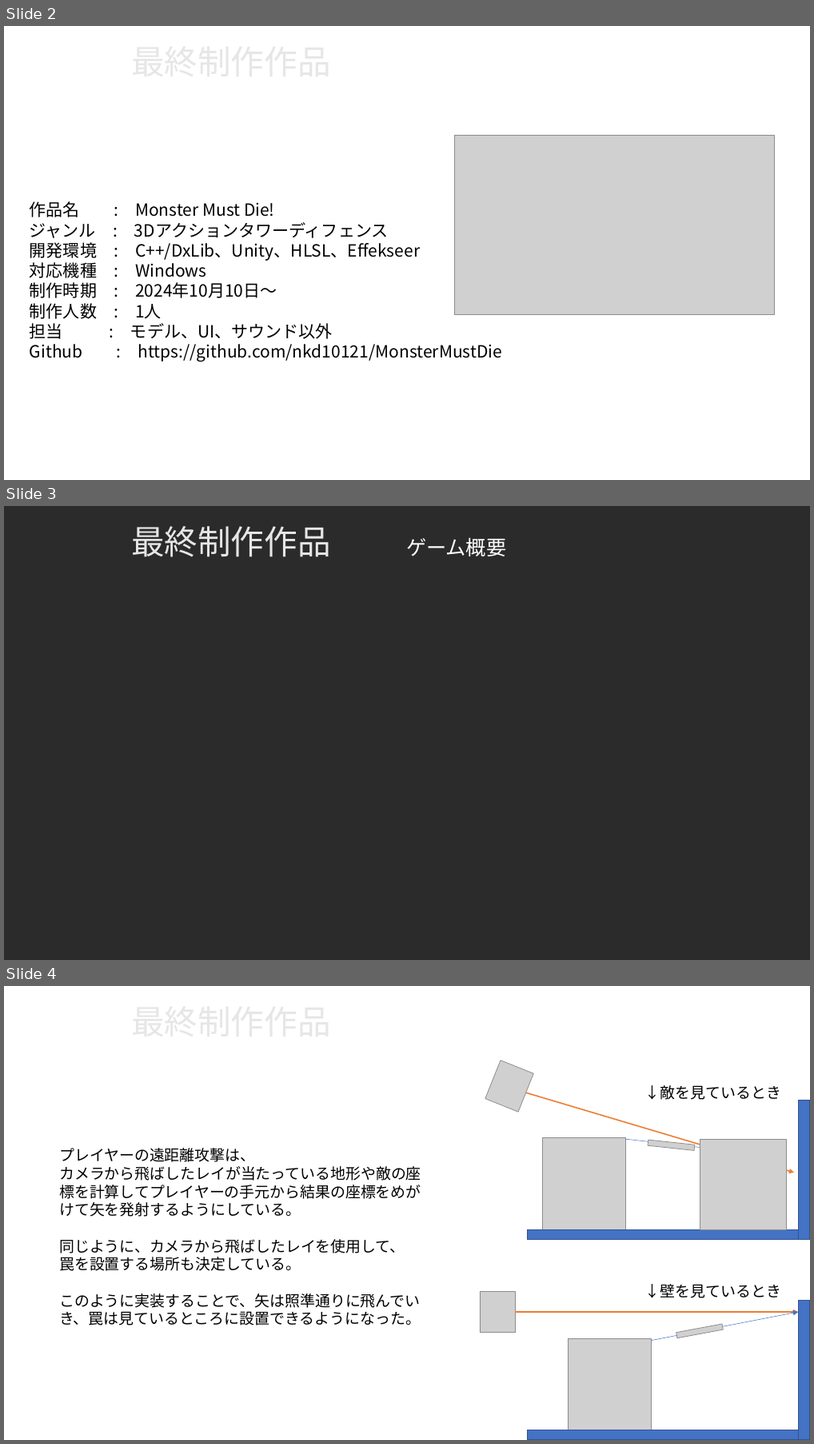
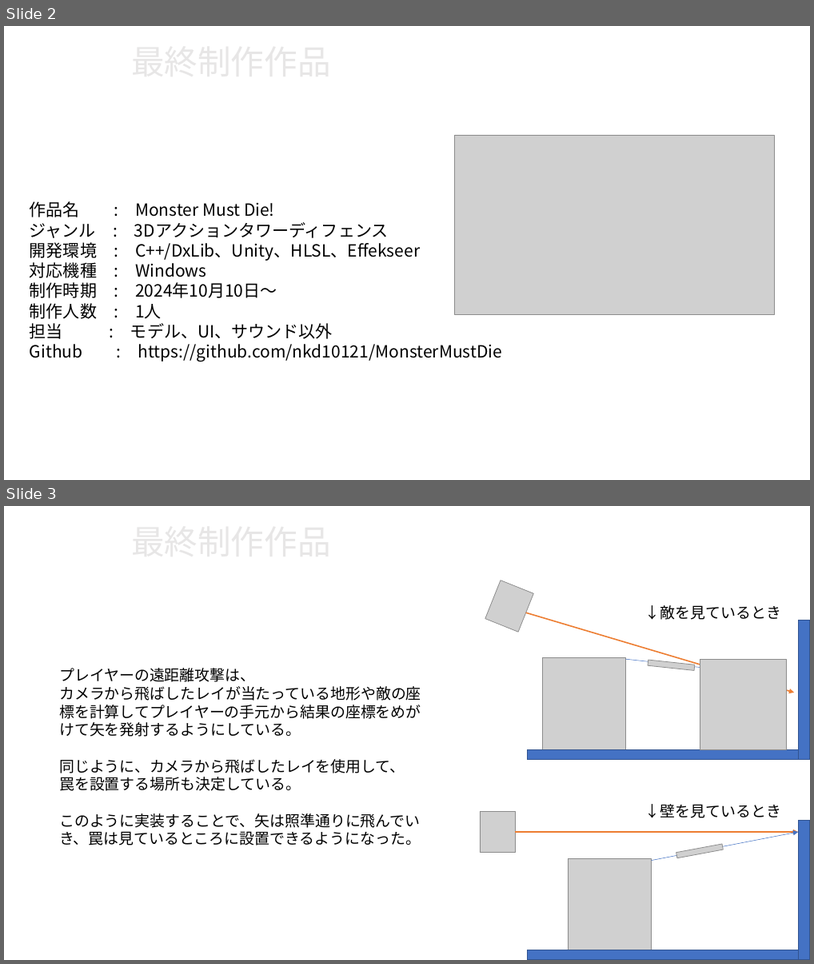
Before and after one commit to nkd10121/EmploymentWorks, a slide deck: プレゼンテーション1.pptx. Shown one above the other, each under a label of ours: slides 2, 3 and 4 before the commit, slides 2 and 3 after it. The pictures are 814x1444 and 814x964 pixels, drawn with LibreOffice and Linux fonts; fonts in the diff are those of the drawing; grey boxes stand for pictures; background and template pictures are left out; a plain dark background stands for a picture behind light text. Boxes give left, top, right and bottom in pixels: in the first picture for what was removed or moved away, otherwise in the second. Text is boxed around its words. In the diff, an @@ line names an element or a change of style, - is before the commit and + after.

```diff
--- a/プレゼンテーション1.pptx
+++ b/プレゼンテーション1.pptx
@@ slide 3 removed at (4, 506, 810, 960), background picture (left out) @@
@@ title removed at (131, 526, 330, 557) @@
-最終制作作品
@@ text removed at (406, 538, 506, 556) @@
-ゲーム概要
@@ what was slide 4 is now slide 3 @@
```
Also in this commit, not shown: 1 slide changed.
